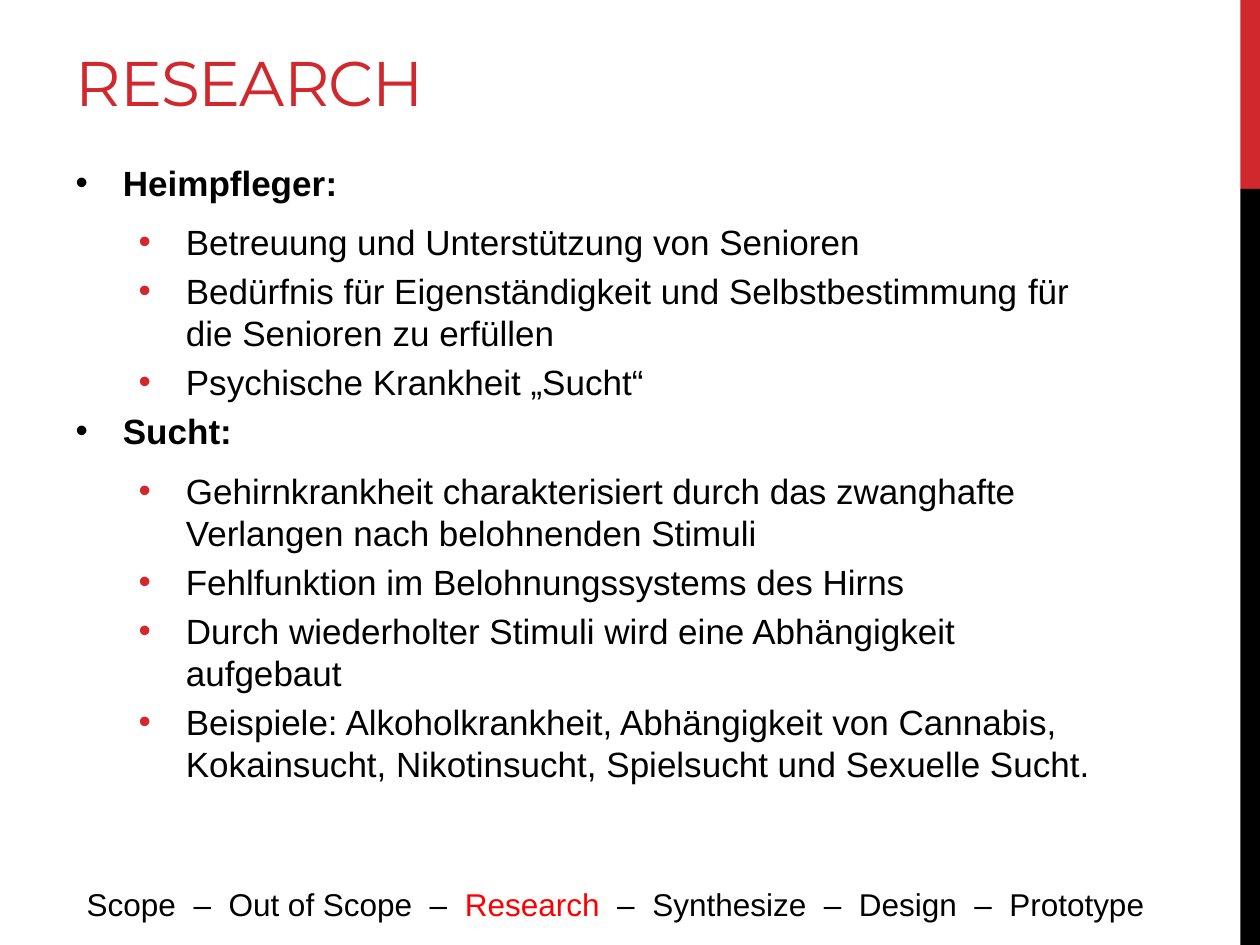
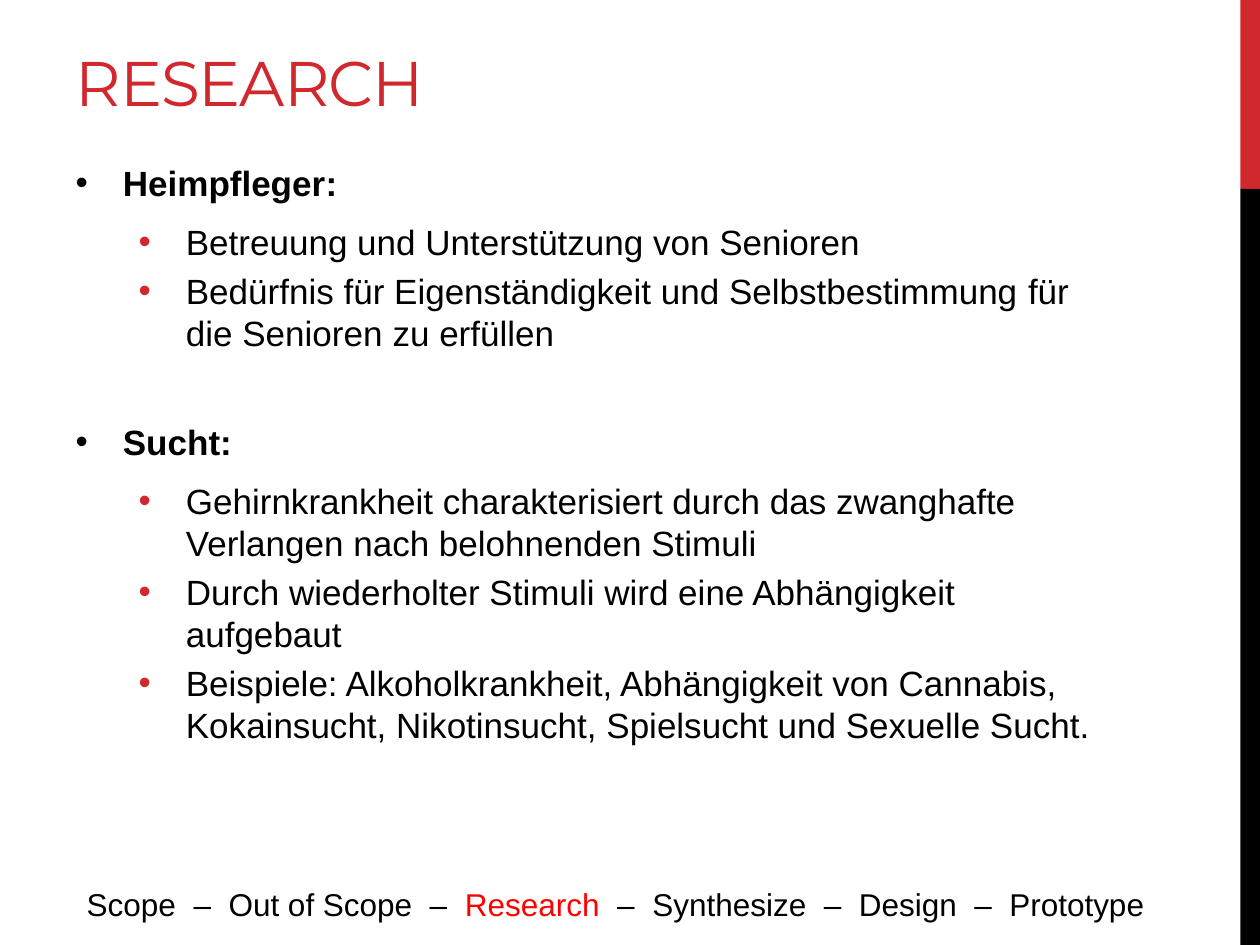
Before and after one commit to LucaRitz/ch.bfh.bti7081.s2019.blue, a slide deck: slide 6 of doc/task01/design_thinking.pptx (slide 5 before the commit). Drawn at 1260x945 pixels with LibreOffice and Linux fonts; fonts in the diff are those of the drawing. Boxes give left, top, right and bottom in pixels: in the first picture for what was removed or moved away, otherwise in the second. Text is boxed around its words. In the diff, an @@ line names an element or a change of style, - is before the commit and + after.

```diff
--- a/doc/task01/design_thinking.pptx
+++ b/doc/task01/design_thinking.pptx
@@ text at box(186, 369, 644, 402): paragraph removed @@
-  • Psychische Krankheit „Sucht“
@@ text at box(186, 569, 905, 602): paragraph removed @@
-  • Fehlfunktion im Belohnungssystems des Hirns
```
Also in this commit, not shown: 4 other slides changed, 1 slide added.
